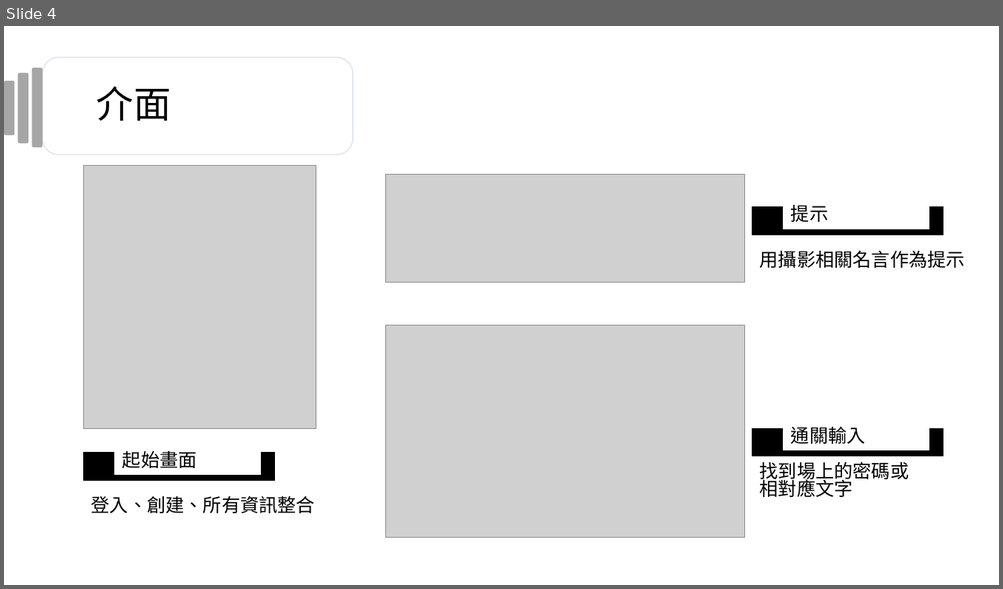
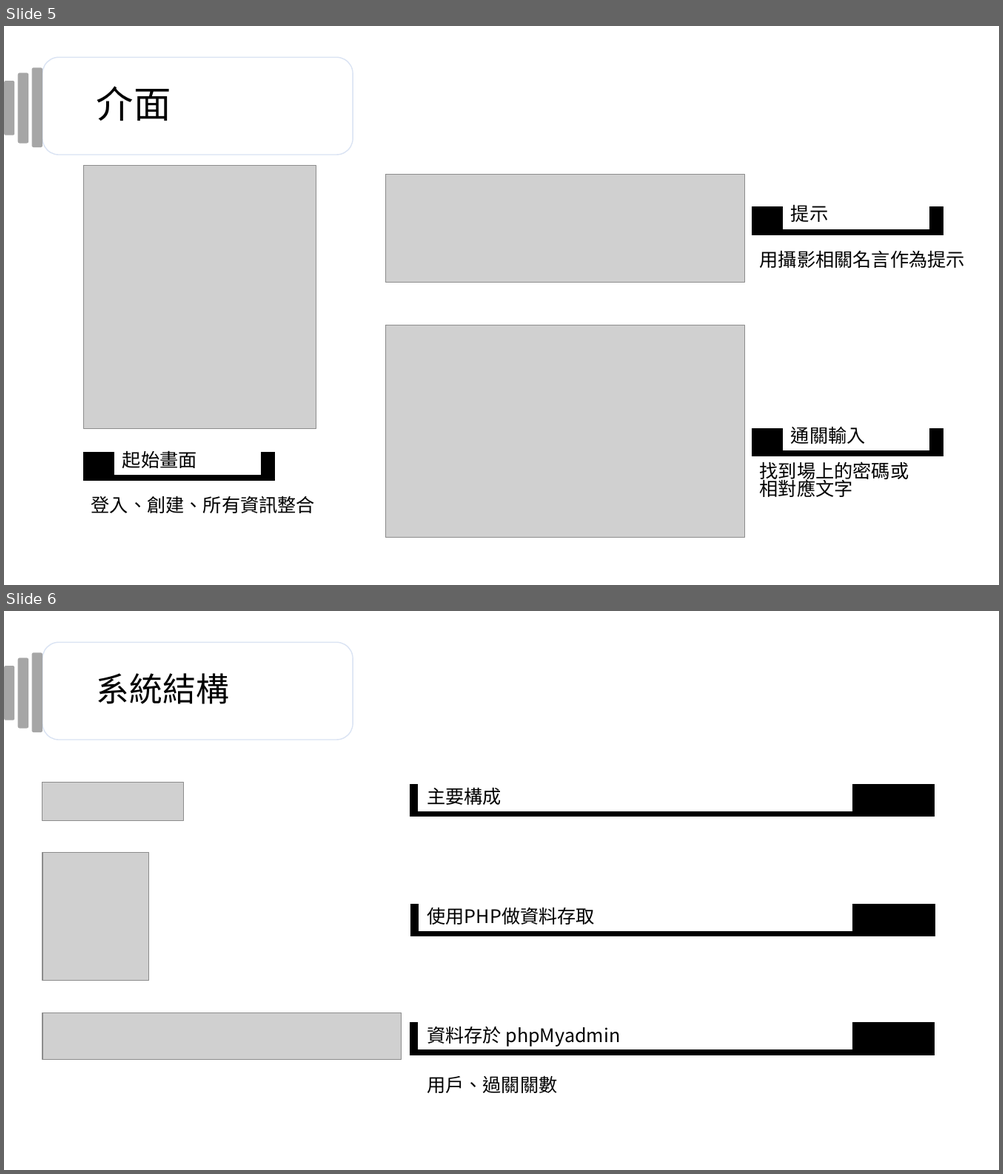
Before and after one commit to Diyo11/LHung, a slide deck: Portfolio/compile/game_exhibition/photography_sequel.pptx. Shown one above the other, each under a label of ours: slide 4 before the commit, slides 5 and 6 after it. The pictures are 1003x589 and 1003x1174 pixels, drawn with LibreOffice and Linux fonts; fonts in the diff are those of the drawing; grey boxes stand for pictures. Boxes give left, top, right and bottom in pixels: in the first picture for what was removed or moved away, otherwise in the second. Text is boxed around its words. In the diff, an @@ line names an element or a change of style, - is before the commit and + after.

```diff
--- a/Portfolio/compile/game_exhibition/photography_sequel.pptx
+++ b/Portfolio/compile/game_exhibition/photography_sequel.pptx
@@ slide 6 added at box(4, 611, 999, 1170), background #FFFFFF @@
@@ rounded rectangle added at box(31, 652, 42, 732), fill #A6A6A6 @@
@@ rounded rectangle added at box(42, 642, 353, 740), fill #FFFFFF, outline #DAE3F3 1 pt @@
@@ rounded rectangle added at box(4, 666, 14, 720), fill #A6A6A6 @@
@@ rounded rectangle added at box(18, 658, 28, 728), fill #A6A6A6 @@
@@ text added at box(96, 673, 229, 704), 32 pt, text #000000 @@
+系統結構
@@ picture added at box(42, 783, 184, 820) @@
@@ rectangle added at box(410, 785, 934, 817), fill #000000, outline #000000 1 pt @@
@@ rectangle added at box(418, 779, 851, 811), fill #FFFFFF, outline #FFFFFF 1 pt @@
@@ text added at box(427, 787, 501, 805), 18 pt, text #000000 @@
+主要構成
@@ picture added at box(42, 853, 150, 981) @@
@@ rectangle added at box(419, 899, 852, 931), fill #FFFFFF, outline #FFFFFF 1 pt @@
@@ rectangle added at box(410, 904, 934, 937), fill #000000, outline #000000 1 pt @@
@@ text added at box(427, 907, 595, 925), 18 pt, text #000000 @@
+使用PHP做資料存取
@@ picture added at box(42, 1013, 401, 1060) @@
@@ rectangle added at box(410, 1024, 934, 1056), fill #000000, outline #000000 1 pt @@
@@ rectangle added at box(418, 1017, 851, 1050), fill #FFFFFF, outline #FFFFFF 1 pt @@
@@ text added at box(427, 1026, 620, 1047), 18 pt, text #000000 @@
+資料存於 phpMyadmin
@@ text added at box(427, 1076, 557, 1093), 18 pt, text #000000 @@
+用戶、過關關數
@@ what was slide 4 is now slide 5 @@
```
Also in this commit, not shown: 1 other slide added, 1 slide removed, 5 other files.
